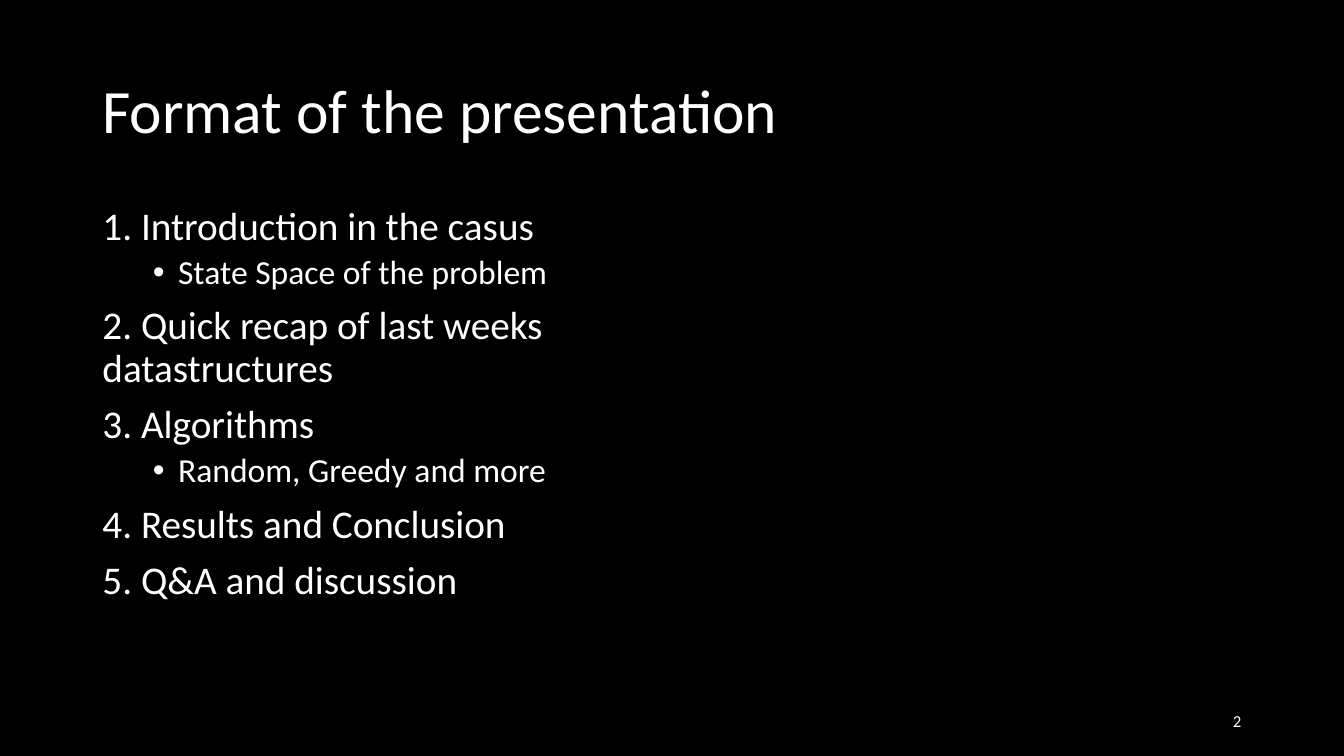
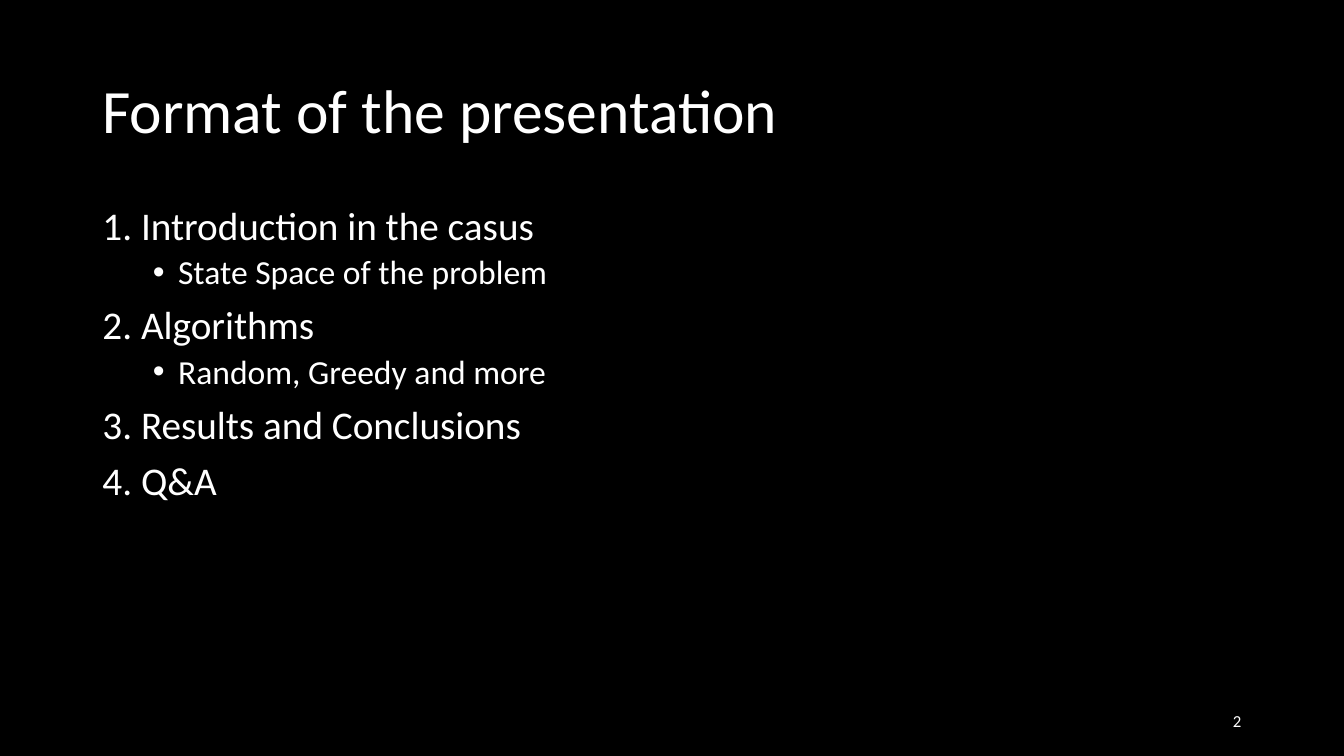
Before and after one commit to Loek21/Protein-Pow-d-er, a slide deck: slide 2 of Documentation/PPP, Week 2, Meeting 1.pptx. Drawn at 1344x756 pixels with LibreOffice and Linux fonts; fonts in the diff are those of the drawing. Boxes give left, top, right and bottom in pixels: in the first picture for what was removed or moved away, otherwise in the second. Text is boxed around its words. In the diff, an @@ line names an element or a change of style, - is before the commit and + after.

```diff
--- a/Documentation/PPP, Week 2, Meeting 1.pptx
+++ b/Documentation/PPP, Week 2, Meeting 1.pptx
@@ text at [102, 311, 314, 346]: text changed @@
-2. Quick recap of last weeks datastructures
-3. Algorithms
+2. Algorithms
@@ text at [102, 411, 521, 501]: text changed @@
-4. Results and Conclusion
-5. Q&A and discussion
+3. Results and Conclusions
+4. Q&A
```
Also in this commit, not shown: 4 other slides changed, 1 slide removed, 1 other file.
